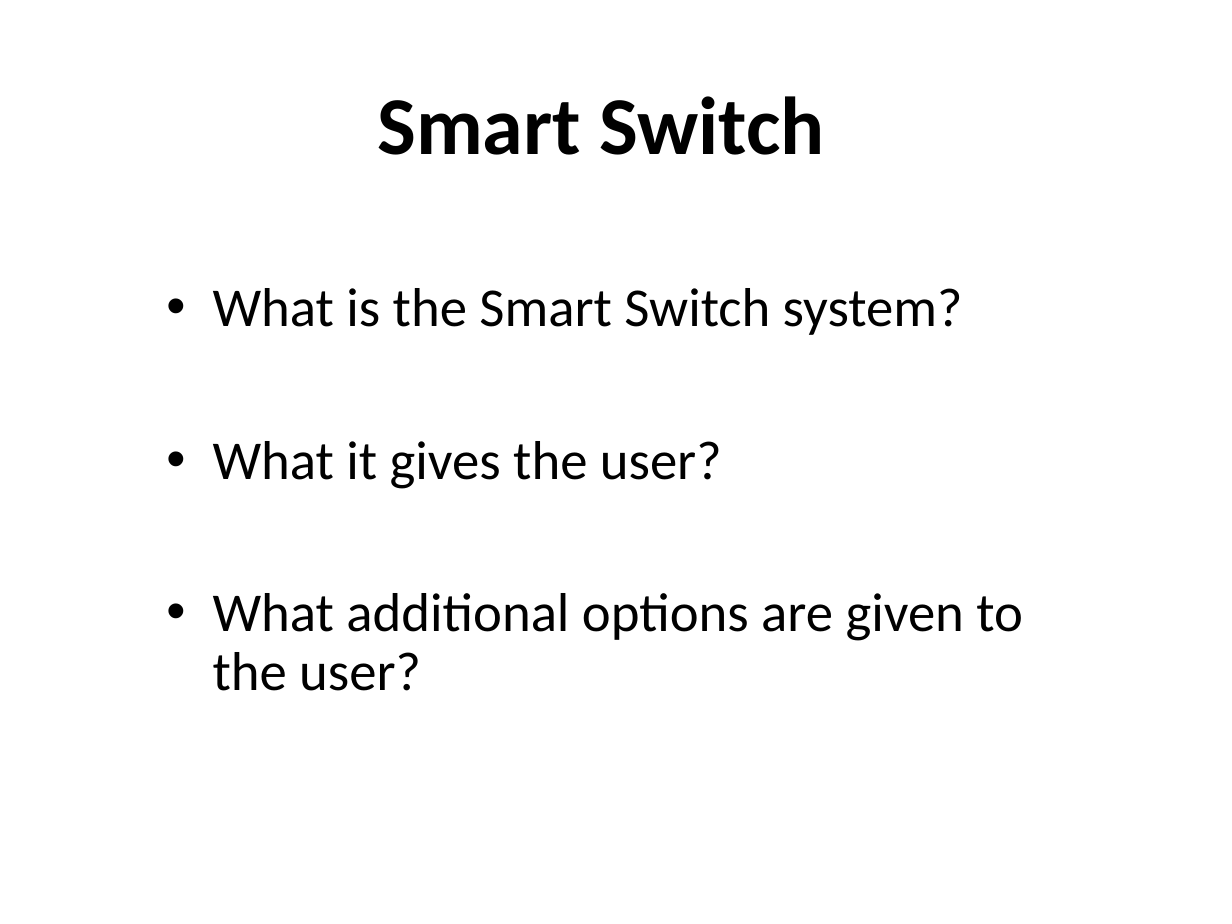
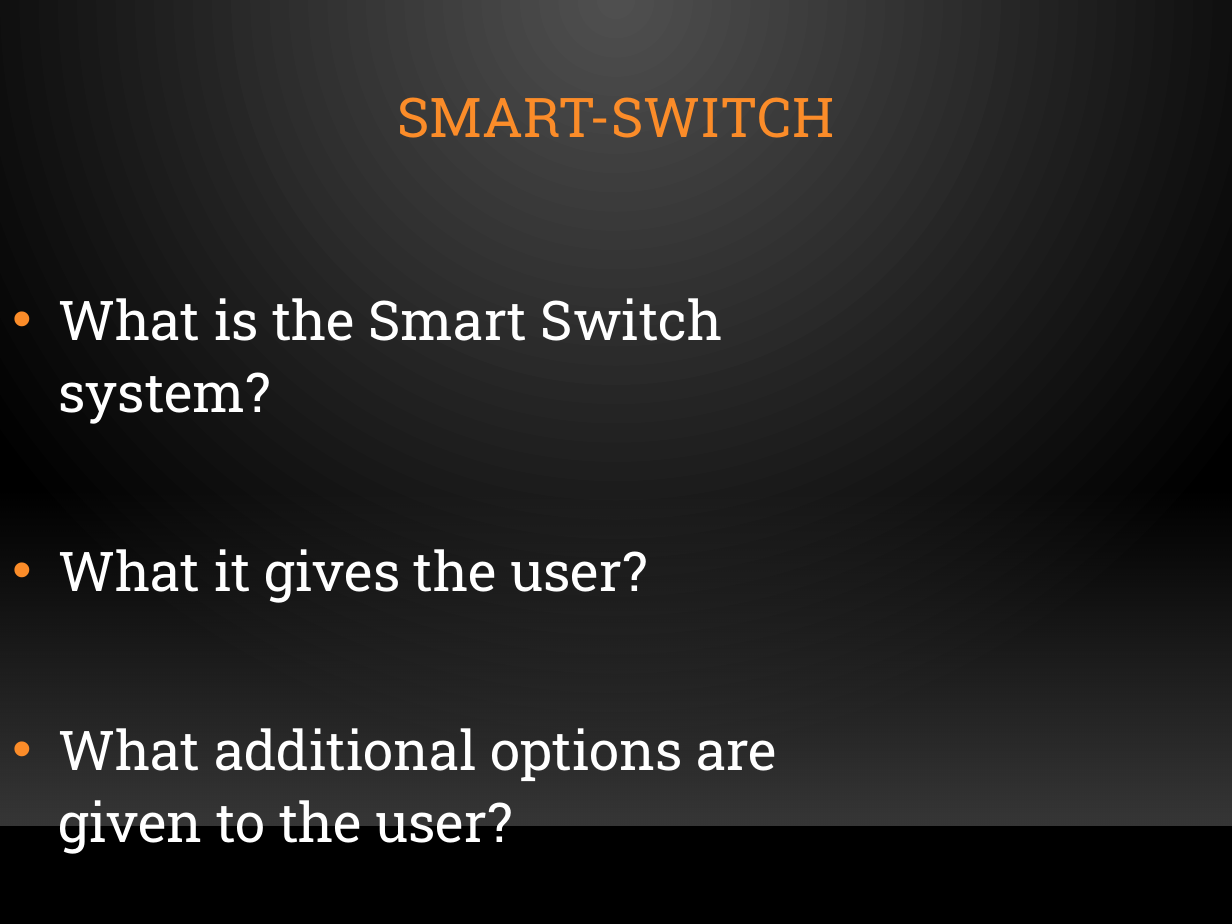
Before and after one commit to Aviel212/SmartSwitch, a slide deck: slide 1 of Project Submission/Presentation/Full Presentation.pptx. Drawn at 1232x924 pixels with LibreOffice and Linux fonts; fonts in the diff are those of the drawing; background and template pictures are left out. Boxes give left, top, right and bottom in pixels: in the first picture for what was removed or moved away, otherwise in the second. Text is boxed around its words. In the diff, an @@ line names an element or a change of style, - is before the commit and + after.

```diff
--- a/Project Submission/Presentation/Full Presentation.pptx
+++ b/Project Submission/Presentation/Full Presentation.pptx
@@ background #FFFFFF to gradient #505050 to #000000 @@
@@ text "SMART-SWITCH" at box(397, 97, 834, 138): vertical alignment bottom to middle @@
@@ text at box(397, 97, 834, 138): text changed; size 48 to 32 pt; font Calibri to Roboto Slab; text colour #000000 to #FB8C29; bold off @@
-Smart Switch
+SMART-SWITCH
@@ subtitle "What is the Smart Switch ...": place and size @@
-subtitle "What is the Smart Switch ..." at box(213, 288, 1023, 691)
+subtitle "What is the Smart Switch ..." at box(59, 298, 777, 855)
@@ subtitle "What is the Smart Switch ..." at box(59, 298, 777, 855): font Calibri to Roboto Slab, text colour #000000 to #FFFFFF; line spacing 0.9 to 1.1 @@
@@ rectangle added at box(0, 488, 1232, 825), fill gradient #454545 @@
@@ line added from (0, 827) to (1232, 827), #000001 1 pt @@
```
Also in this commit, not shown: 1 other slide changed, 21 slides added, 1 slide removed.
